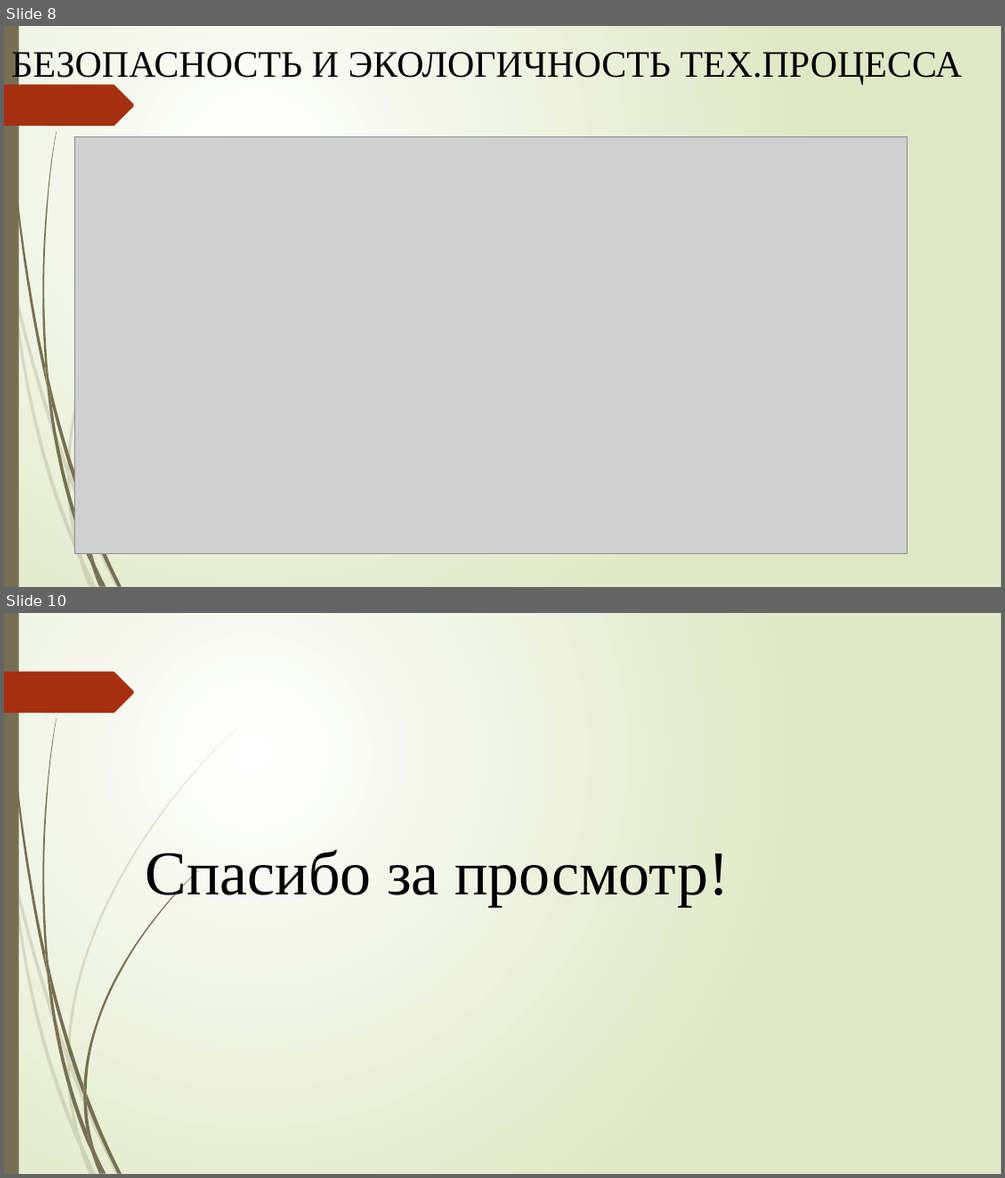
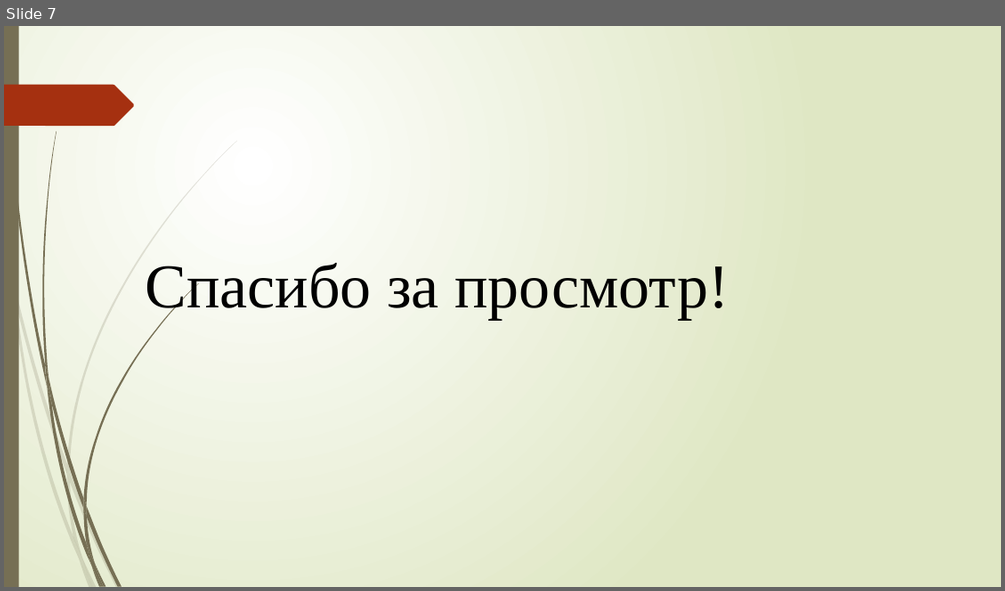
Before and after one commit to David2261/Scheme_Automation, a slide deck: 2023/Диплом/Ильшат Хабибрахманов/Презентация Ильшат.pptx. Shown one above the other, each under a label of ours: slides 8 and 10 before the commit, slide 7 after it; the slides between them are not shown. The pictures are 1005x1178 and 1005x591 pixels, drawn with LibreOffice and Linux fonts; fonts in the diff are those of the drawing; grey boxes stand for pictures. Boxes give left, top, right and bottom in pixels: in the first picture for what was removed or moved away, otherwise in the second. Text is boxed around its words. In the diff, an @@ line names an element or a change of style, - is before the commit and + after.

```diff
--- a/2023/Диплом/Ильшат Хабибрахманов/Презентация Ильшат.pptx
+++ b/2023/Диплом/Ильшат Хабибрахманов/Презентация Ильшат.pptx
@@ slide 8 removed at (x1=4, y1=26, x2=1001, y2=587), background gradient #FFFFFF to #DFE8C4; not listed: 22 template elements that a slide beside it also shows @@
@@ title removed at (x1=11, y1=47, x2=963, y2=84) @@
-БЕЗОПАСНОСТЬ И ЭКОЛОГИЧНОСТЬ ТЕХ.ПРОЦЕССА
@@ picture removed at (x1=74, y1=137, x2=906, y2=554) @@
@@ what was slide 10 is now slide 7 @@
```
Also in this commit, not shown: 1 slide changed, 2 other slides removed, 16 other files.
